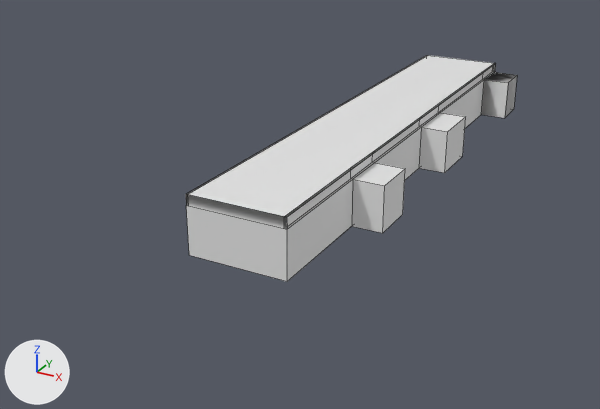
The FBX model Assets/Models/pasillo.fbx, before and after one commit.
Rendered twice from a 50 mm lens placed at (28.9, -73.1, 29.4), pointed at (-3.5, -14.2, 0.0). Arrows for +X, +Y and +Z are at lower left; the lights stay in place. The first picture is the older version. Mesh edges are drawn as thin lines. Where no turn or scale is listed for an object, it has been applied to the vertices.
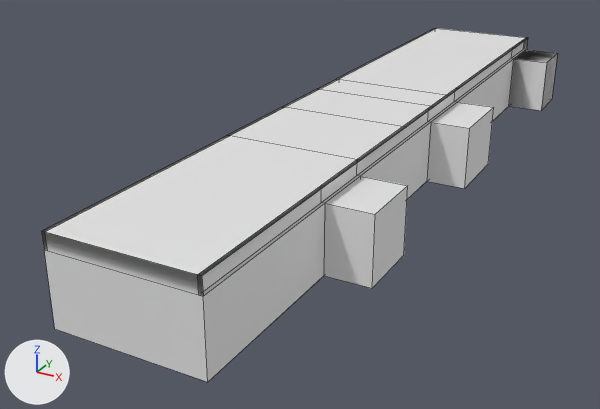
Commit message: cambie cosas pasillo

What differs and where, as boxes (x1, y1, x2, y2) in the pictures (600 x 409 px):
```json
{"object": "Cube", "change": "reshaped, moved, rescaled", "before": [186, 55, 517, 281], "after": [42, 28, 558, 382], "on screen": "56% wider, 56% taller"}
{"part": 1, "of": "me_cube_002", "change": "built on", "before": [186, 55, 495, 216], "after": [42, 28, 527, 276]}
```

Edits to the scene script, one JSON object a line:
```json
{"block": "me_cube_002", "where": "# used by ob_cube; location = (-0.01, 0.01, 4.7); scale = (4.09, 17.0, 4.09)"}
{"op": "remove", "block": "me_cube_002", "code": "me_cube_002.from_pydata(...)  # 62 vertices, 54 faces; spans x -1.0..1.64, y -1.75..1.0, z -0.69..0.49"}
{"op": "add", "block": "me_cube_002", "code": "me_cube_002.from_pydata(...)  # 98 vertices, 86 faces; spans x -1.14..1.64, y -1.75..1.0, z -0.69..0.49"}
{"block": "me_cube_002", "change": "me_cube_002 part 1"}
{"block": "me_cube_002", "change": "6 faces are deleted"}
{"block": "me_cube_002", "change": "8 vertices are added at x -1.14..-1.03, y -0.93..-0.13, z -0.69..0.27"}
{"block": "me_cube_002", "change": "7 new vertices lie (0.0, -1.13, 0.0) away from vertices in x -1.0..1.0, y 1.0, z -0.69..0.49"}
{"block": "me_cube_002", "change": "7 new vertices lie (0.0, -0.16, 0.0) away from vertices in x -1.0..1.0, y -0.13, z -0.69..0.49"}
{"block": "me_cube_002", "change": "7 new vertices lie (0.0, -0.27, 0.0) away from vertices in x -1.0..1.0, y -0.29, z -0.69..0.49"}
{"block": "me_cube_002", "change": "7 new vertices lie (0.0, 0.82, 0.0) away from vertices in x -1.0..1.0, y -1.75, z -0.69..0.49"}
{"block": "me_cube_002", "change": "38 new faces join them"}
{"op": "set", "path": "ob_cube.location", "old": "(-0.01, 0.01, 4.7)", "new": "(-0.01, 0.01, 5.61)"}
{"op": "set", "path": "ob_cube.scale", "old": "(4.09, 17.0, 4.09)", "new": "(5.72, 23.8, 5.72)"}
```
